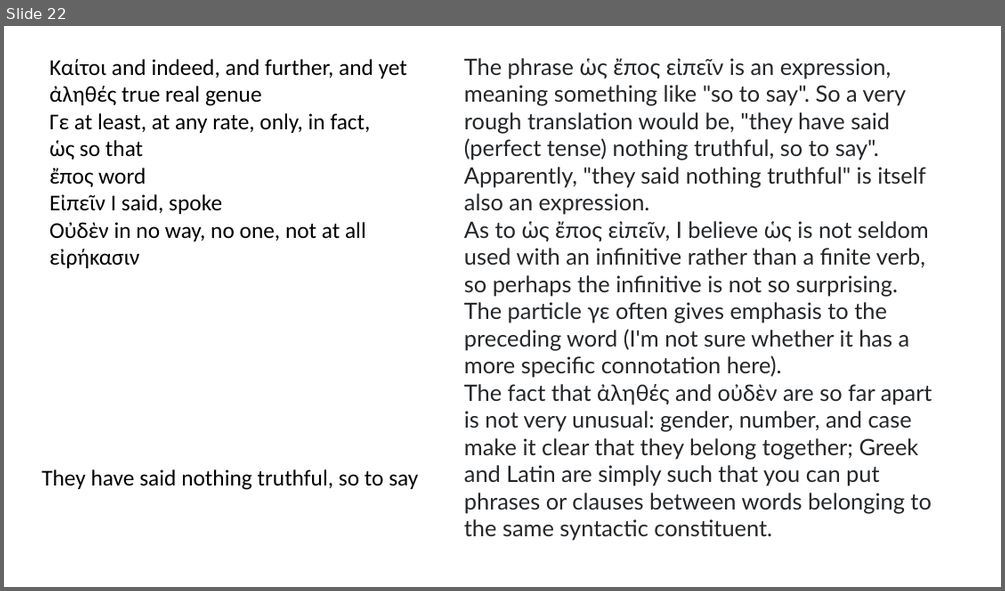
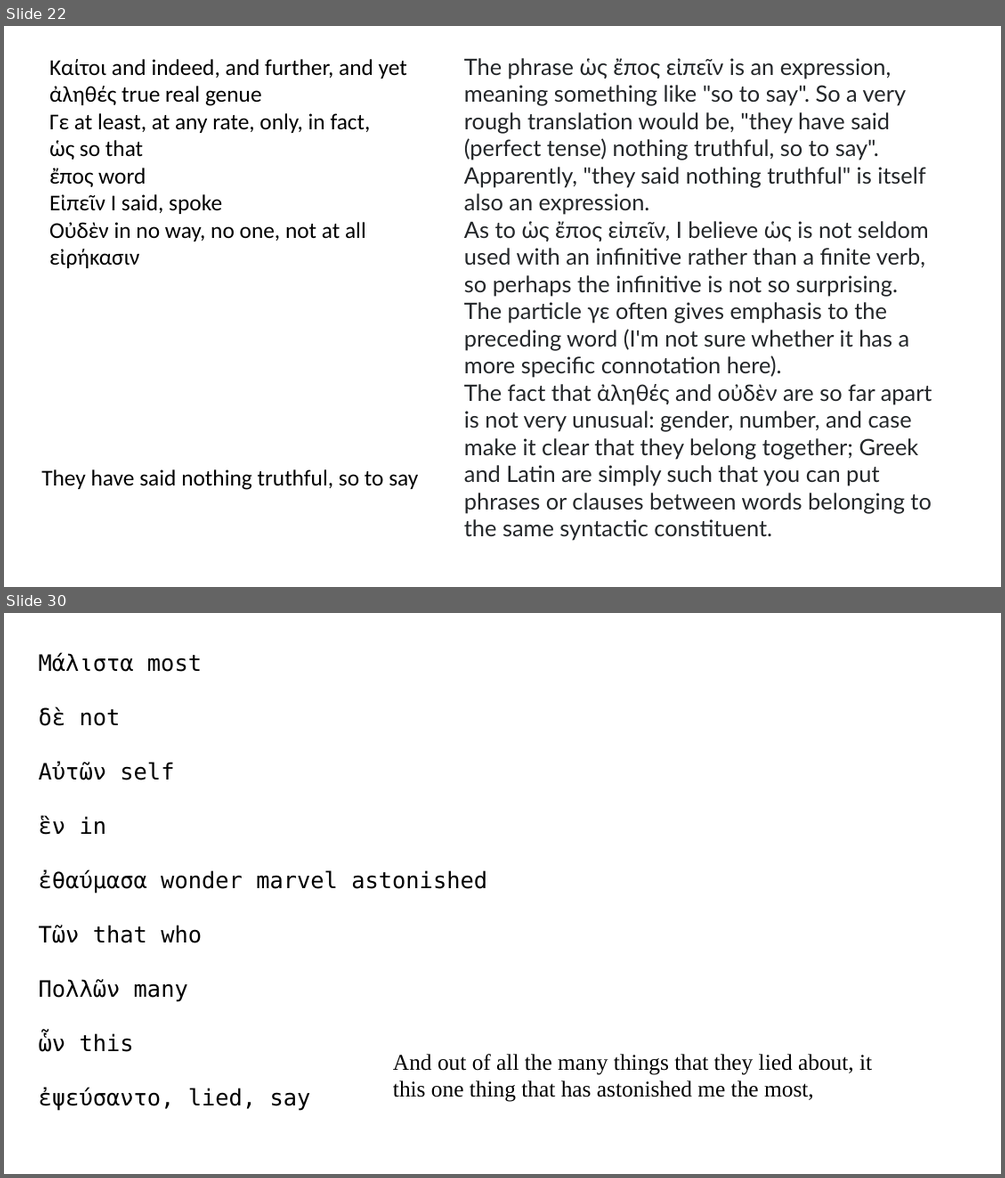
Before and after one commit to kommunikativenHandelns/Hellenike, a slide deck: plato_apology.odp. Shown one above the other, each under a label of ours: slide 22 before the commit, slides 22 and 30 after it; the slides between them are not shown. The pictures are 1005x591 and 1005x1178 pixels, drawn with LibreOffice and Linux fonts; fonts in the diff are those of the drawing. Boxes give left, top, right and bottom in pixels: in the first picture for what was removed or moved away, otherwise in the second. Text is boxed around its words. In the diff, an @@ line names an element or a change of style, - is before the commit and + after.

```diff
--- a/plato_apology.odp
+++ b/plato_apology.odp
@@ slide 30 added at [4,613,1001,1174], background #FFFFFF @@
@@ free added at [29,645,527,1115], 18 pt, text #000000 @@
+Μάλιστα most
+δὲ not
+Αὐτῶν self
+ἓν in
+ἐθαύμασα wonder marvel astonished
+Τῶν that who
+Πολλῶν many
+ὧν this
+ἐψεύσαντο, lied, say
@@ free added at [384,1043,882,1106], 18 pt, text #000000 @@
+And out of all the many things that they lied about, it this one thing that has astonished me the most,
```
Also in this commit, not shown: 1 slide changed, 7 other slides added, 1 other file.
